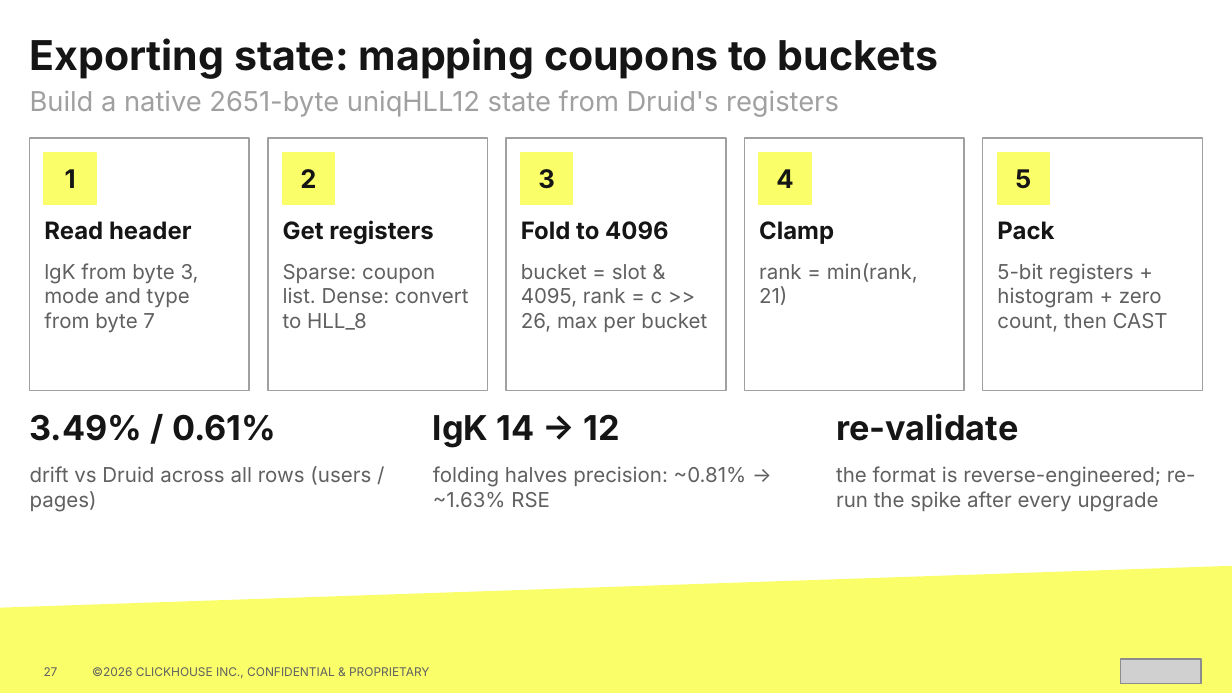
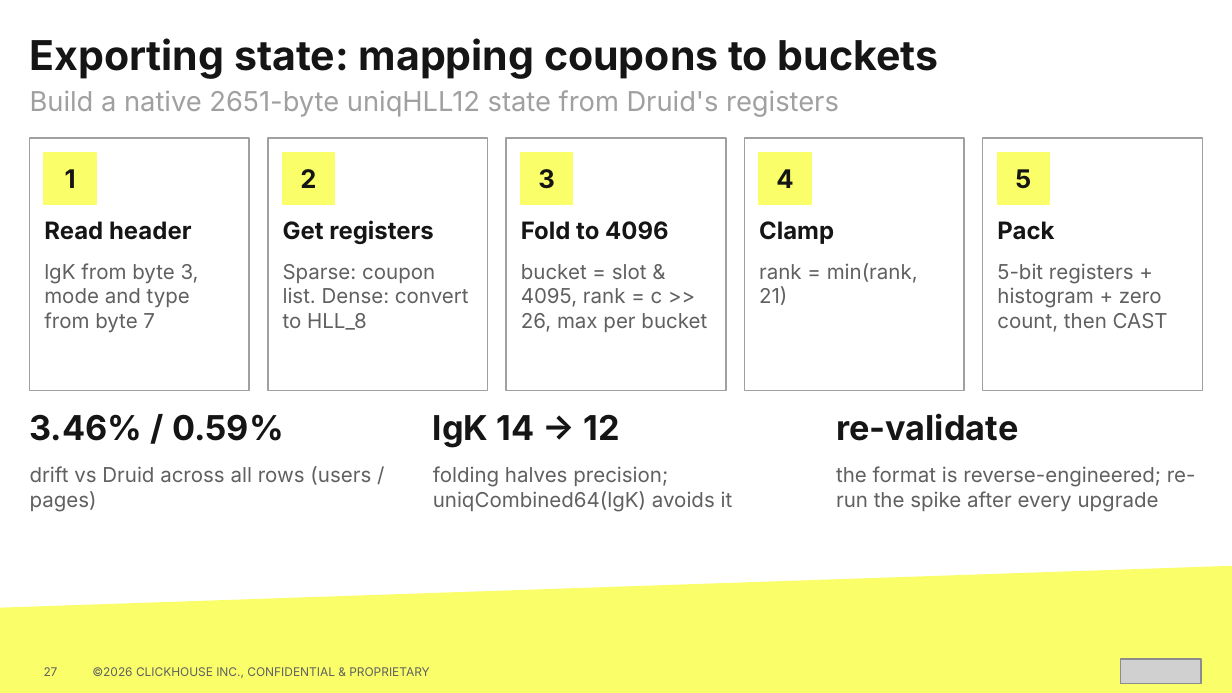
Before and after one commit to hellmarbecker/druid-sketches-migration, a slide deck: slide 27 of presentations/druid-sketches-migration.pptx. Drawn at 1232x693 pixels with LibreOffice and Linux fonts; fonts in the diff are those of the drawing; grey boxes stand for pictures. Boxes give left, top, right and bottom in pixels: in the first picture for what was removed or moved away, otherwise in the second. Text is boxed around its words. In the diff, an @@ line names an element or a change of style, - is before the commit and + after.

```diff
--- a/presentations/druid-sketches-migration.pptx
+++ b/presentations/druid-sketches-migration.pptx
@@ text at box(30, 414, 284, 441): text changed @@
-3.49% / 0.61%
+3.46% / 0.59%
@@ text at box(433, 466, 733, 512): text changed @@
-folding halves precision: ~0.81% → ~1.63% RSE
+folding halves precision; uniqCombined64(lgK) avoids it
```
Also in this commit, not shown: 19 other slides changed.
